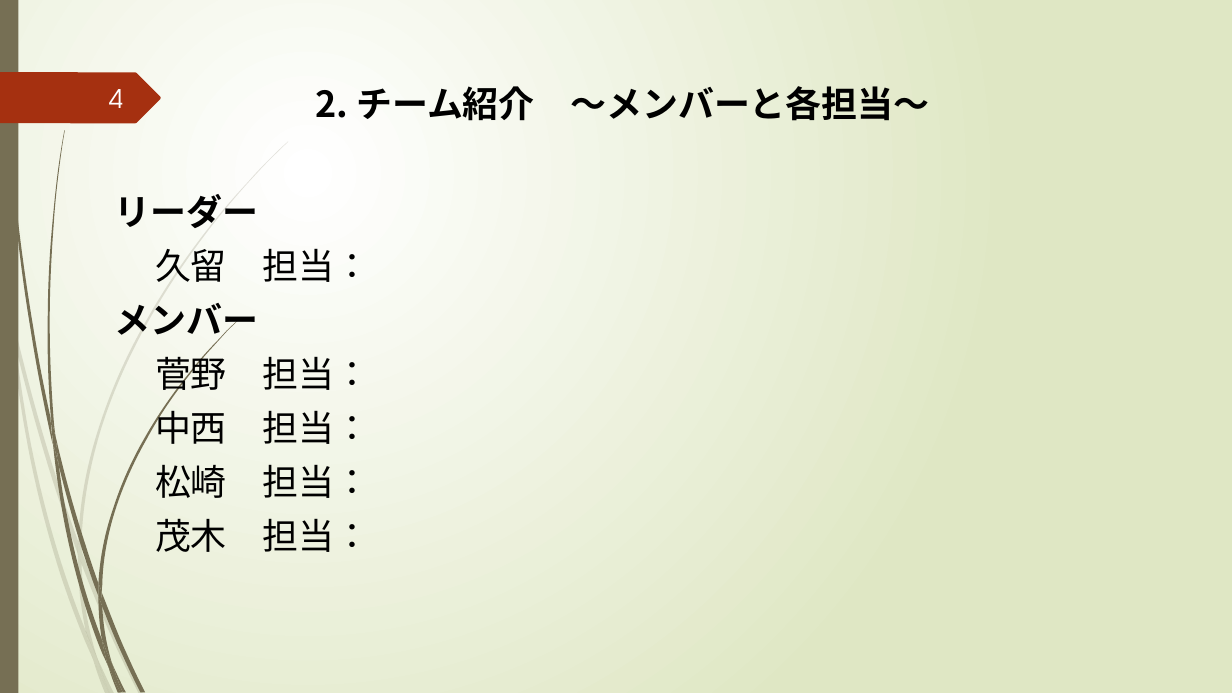
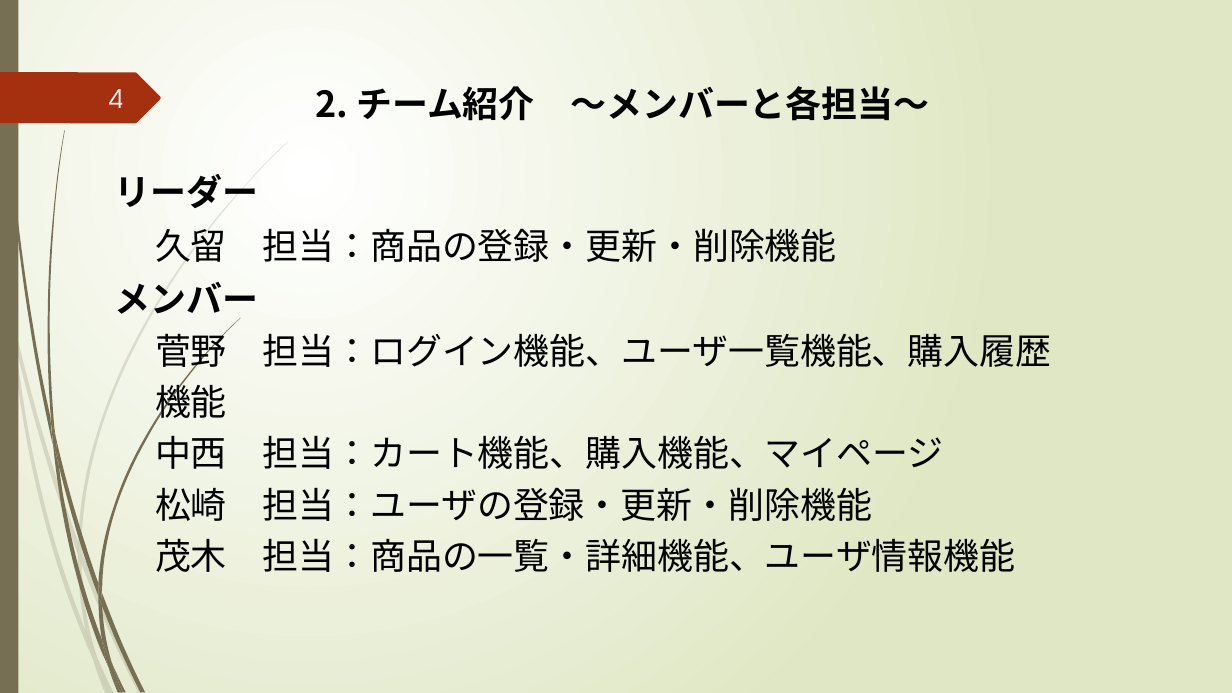
Before and after one commit to k-kuru/team_develop, a slide deck: slide 4 of 05_チーム開発演習_発表会資料/05_チーム開発演習_発表会資料_チーム3.pptx. Drawn at 1232x693 pixels with LibreOffice and Linux fonts; fonts in the diff are those of the drawing. Boxes give left, top, right and bottom in pixels: in the first picture for what was removed or moved away, otherwise in the second. Text is boxed around its words. In the diff, an @@ line names an element or a change of style, - is before the commit and + after.

```diff
--- a/05_チーム開発演習_発表会資料/05_チーム開発演習_発表会資料_チーム3.pptx
+++ b/05_チーム開発演習_発表会資料/05_チーム開発演習_発表会資料_チーム3.pptx
@@ text at [155, 228, 837, 262]: text changed @@
-  久留 担当：
+  久留 担当：商品の登録・更新・削除機能
@@ text at [155, 330, 1052, 572]: text changed @@
-  菅野 担当：
-  中西 担当：
-  松崎 担当：
-  茂木 担当：
+  菅野 担当：ログイン機能、ユーザ一覧機能、購入履歴機能
+  中西 担当：カート機能、購入機能、マイページ
+  松崎 担当：ユーザの登録・更新・削除機能
+  茂木 担当：商品の一覧・詳細機能、ユーザ情報機能
```
Also in this commit, not shown: 11 other slides changed, 3 slides added, 3 other files.
